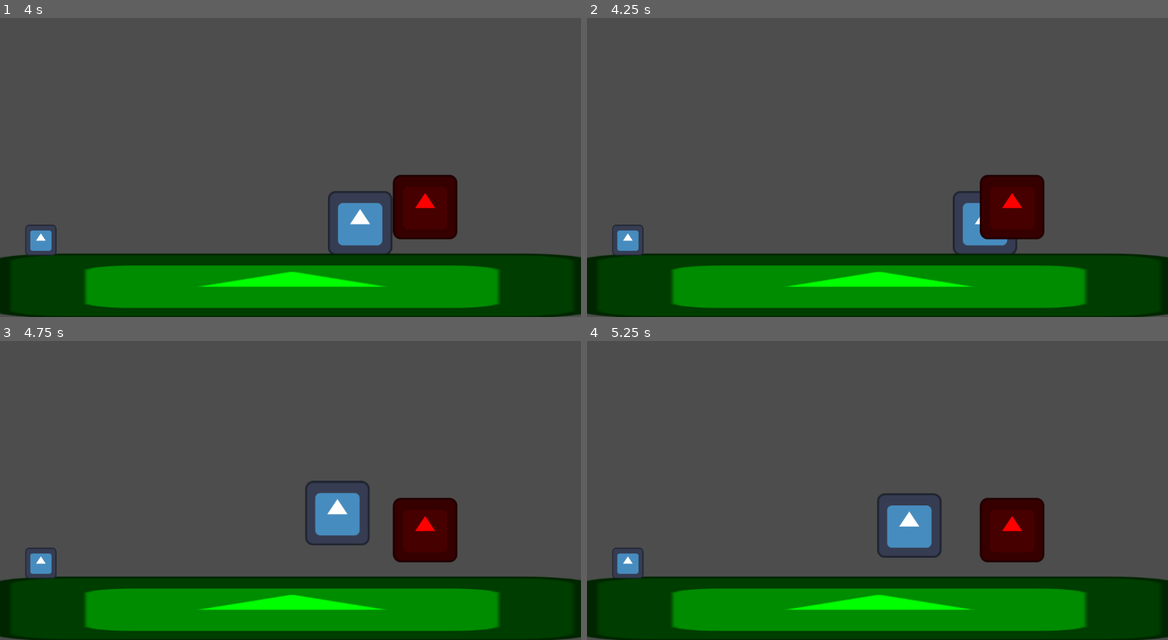
Above: before the commit, frames 1-4 (two rows, left to right).
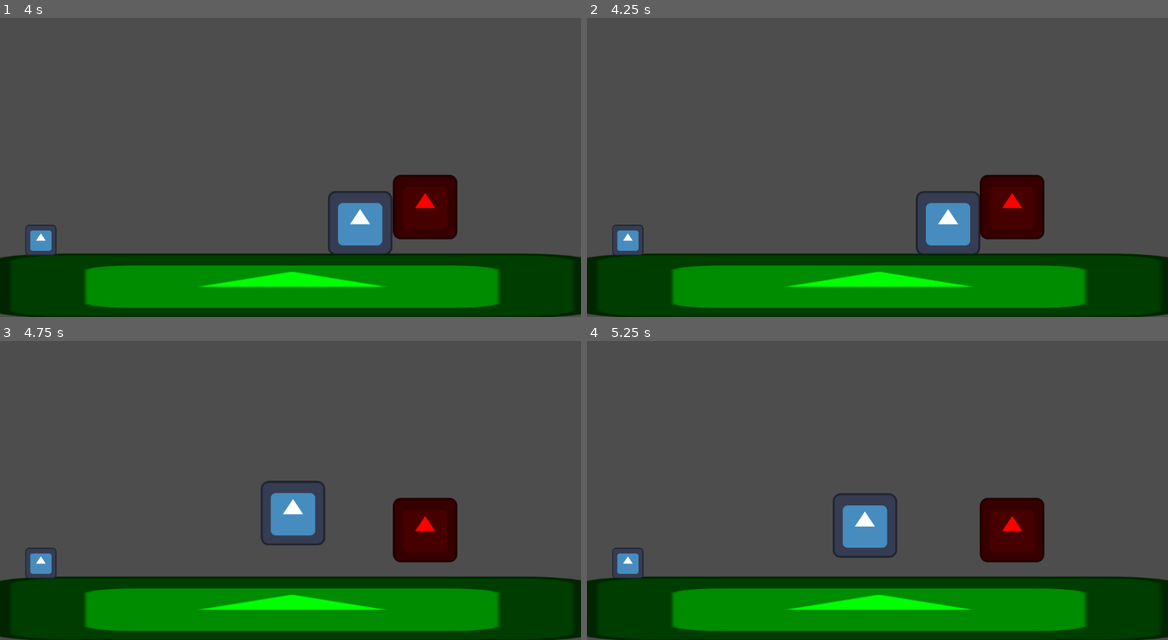
Above: after the commit, the same moments.

Repository: AndrewGreenslade/Coderdojo_godot_game_2024
Game: Godot game, scene res://level.tscn
Same seed, same stepped clock (60 frames per second), same inputs: the game is played once before the commit and once after it. The engine's default icon, where the game draws it, is replaced by a stand-in: a white triangle on a blue panel in a dark square.
Inputs:
- Up to frame 1 (4 s): tap Enter (ui_accept) at 0.5, 0.77, 1.52, 3.02, 3.77 s; hold Right (ui_right) 0.53-2.03 s; hold Left (ui_left) 2.03-2.78 s; hold Right (ui_right) from 2.78 s (still down)
- Up to frame 2 (4.25 s): keep holding Right (ui_right)
- Up to frame 3 (4.75 s): release Right (ui_right) at 4.28 s; hold Left (ui_left) from 4.28 s (still down); tap Enter (ui_accept) at 4.52 s
- Up to frame 4 (5.25 s): release Left (ui_left) at 5.03 s; hold Right (ui_right) from 5.03 s (still down)

Frame 1 is identical in both runs. In frame 2, 1.5% of the frame differs, in the area x 56-75%, y 57-79%; in frame 3, 2.6%; in frame 4, 2.6%, in the area x 42-62%, y 50-73%.

Commit message:
fixed enemy collisions and collision layer statement

Diff:
--- a/Coderdojo Platformer Project/level.tscn
+++ b/Coderdojo Platformer Project/level.tscn
@@ -19,9 +19,10 @@
 collision_layer = 2
 collision_mask = 5
 
-[node name="Enemy" type="Area2D" parent="."]
+[node name="Enemy" type="CharacterBody2D" parent="."]
 position = Vector2(843, 430)
 collision_layer = 4
+collision_mask = 3
 
 [node name="Sprite2D" type="Sprite2D" parent="Enemy"]
 modulate = Color(1, 0, 0, 1)
--- a/Coderdojo Platformer Project/player.gd
+++ b/Coderdojo Platformer Project/player.gd
@@ -32,5 +32,5 @@
 		var collided_layer = collision.get_collider().get_collision_layer()
 		print("collision layer: ", collision.get_collider().get_collision_layer())
 
-		if collided_layer == 3:
+		if collided_layer == 4:
 			print("die")
